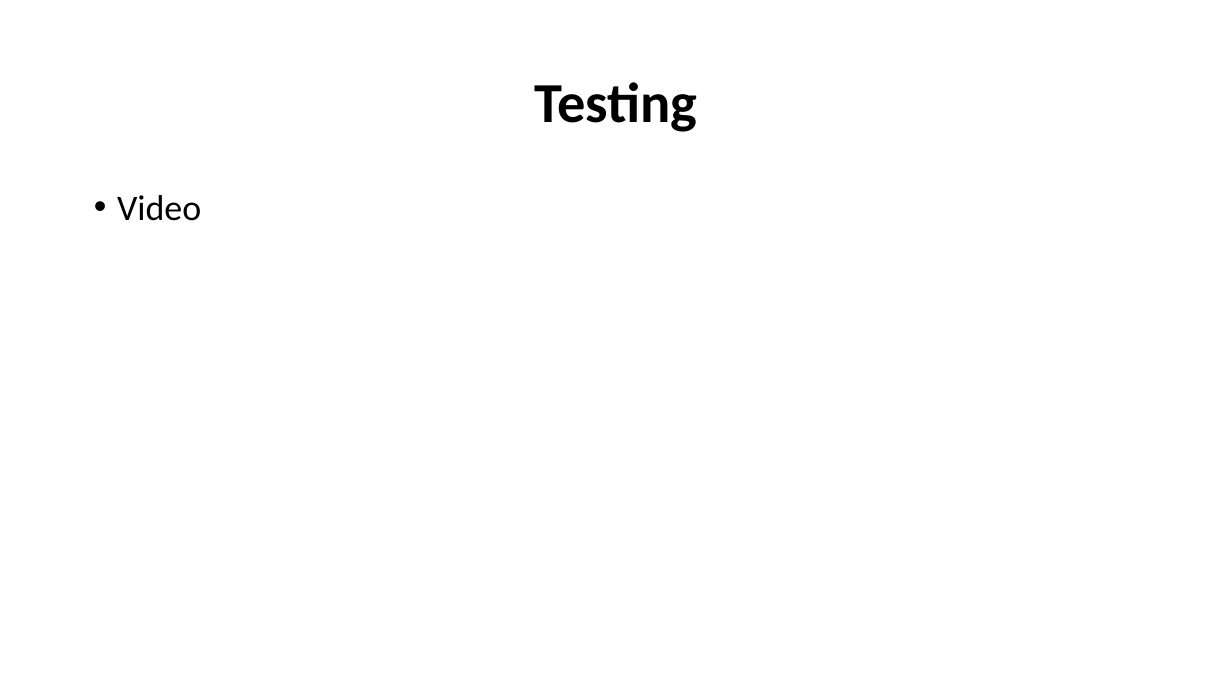
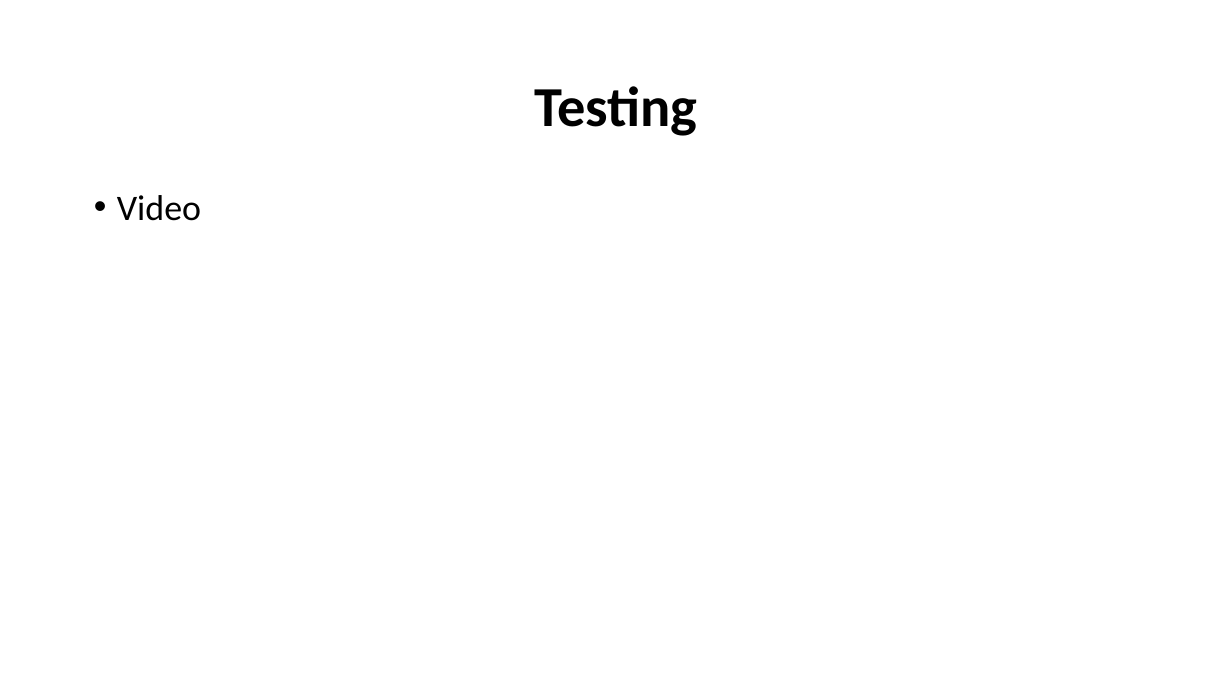
Before and after one commit to PosSystems/pos, a slide deck: slide 17 of PoS Systems.pptx (slide 15 before the commit). Drawn at 1232x693 pixels with LibreOffice and Linux fonts; fonts in the diff are those of the drawing. Boxes give left, top, right and bottom in pixels: in the first picture for what was removed or moved away, otherwise in the second. Text is boxed around its words. In the diff, an @@ line names an element or a change of style, - is before the commit and + after.

```diff
--- a/PoS Systems.pptx
+++ b/PoS Systems.pptx
@@ text "Testing" at <box>534,86,697,136</box>: line spacing 0.9 to 1 @@
```
Also in this commit, not shown: 15 other slides changed, 5 slides added, 2 slides removed, 1 other file.
